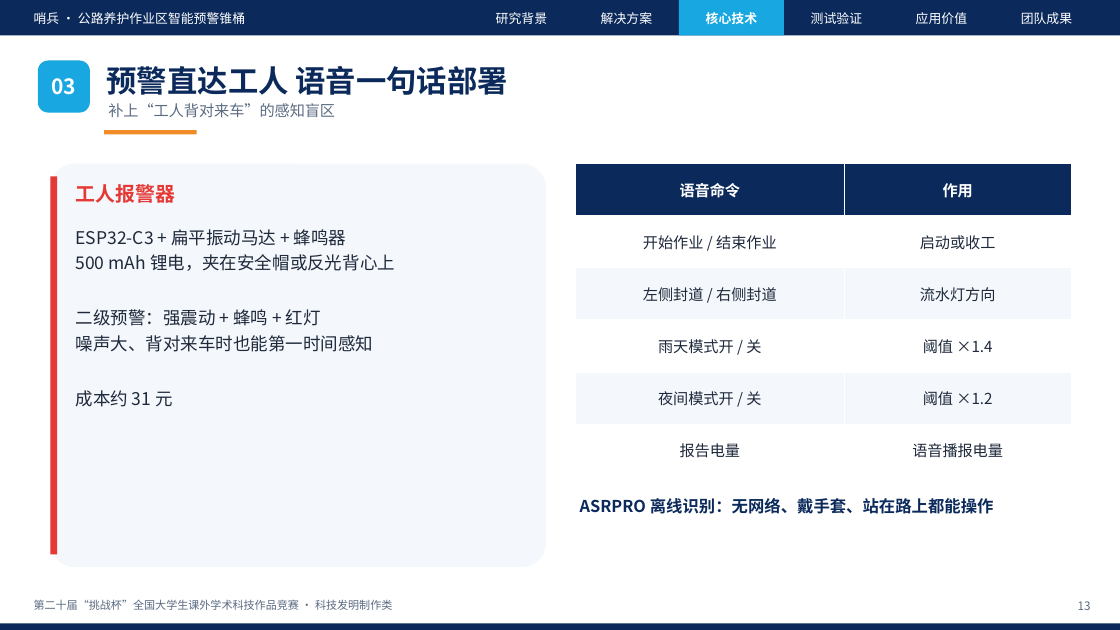
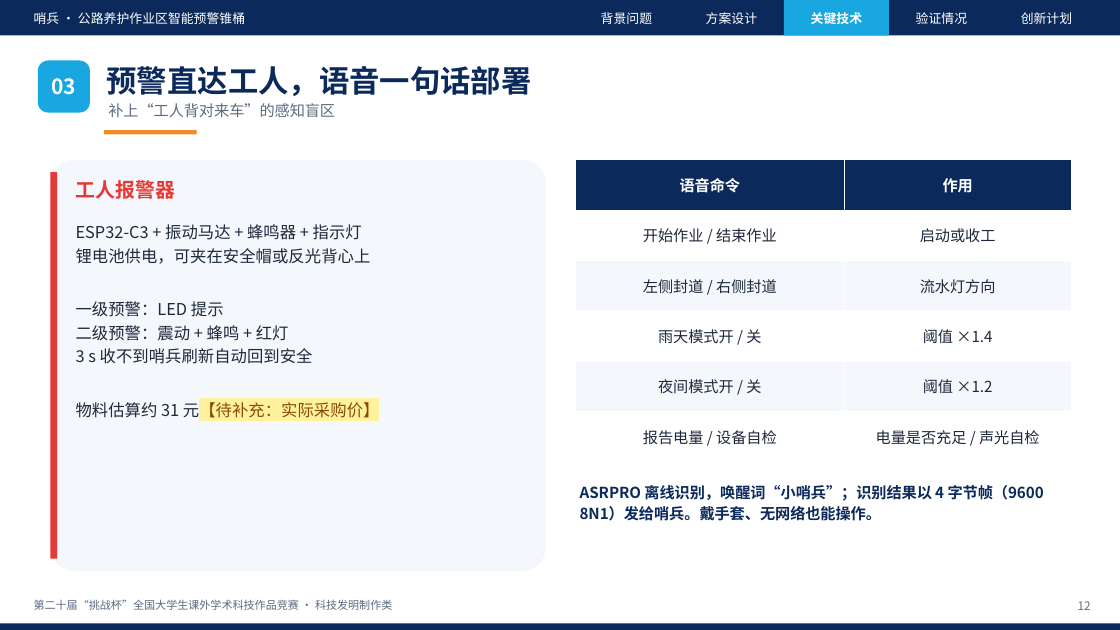
Before and after one commit to wy165611/smart-warning-cone, a slide deck: slide 12 of competition/challenge-cup/哨兵_挑战杯答辩PPT.pptx (slide 13 before the commit). Drawn at 1120x630 pixels with LibreOffice and Linux fonts; fonts in the diff are those of the drawing. Boxes give left, top, right and bottom in pixels: in the first picture for what was removed or moved away, otherwise in the second. Text is boxed around its words. In the diff, an @@ line names an element or a change of style, - is before the commit and + after.

Commit message:
挑战杯：申报书与答辩 PPT 重写，共享 facts.py 保证数字一致，参考资料逐条核对，未实测内容标黄待补充

```diff
--- a/competition/challenge-cup/哨兵_挑战杯答辩PPT.pptx
+++ b/competition/challenge-cup/哨兵_挑战杯答辩PPT.pptx
@@ text at [601, 12, 652, 24]: text changed @@
-研究背景
+背景问题
@@ text at [706, 12, 757, 24]: text changed @@
-解决方案
+方案设计
@@ rectangle: place and size @@
-rectangle at [679, 0, 784, 35]
+rectangle at [784, 0, 889, 35]
@@ text at [811, 12, 862, 24]: text changed @@
-核心技术
+关键技术
@@ text at [916, 12, 967, 24]: text changed @@
-测试验证
+验证情况
@@ text removed at [916, 12, 967, 24] @@
-应用价值
@@ text at [1021, 12, 1072, 24]: text changed @@
-团队成果
+创新计划
@@ text at [107, 66, 532, 96]: text changed @@
-预警直达工人 语音一句话部署
+预警直达工人，语音一句话部署
@@ rounded rectangle: place and size @@
-rounded rectangle at [50, 164, 546, 567]
+rounded rectangle at [50, 160, 546, 571]
@@ rectangle: place and size @@
-rectangle at [50, 176, 57, 555]
+rectangle at [50, 172, 57, 559]
@@ text "工人报警器": place and size @@
-text "工人报警器" at [76, 184, 175, 203]
+text "工人报警器" at [76, 180, 175, 199]
@@ table at [576, 160, 1071, 462] @@
-row 6, column 1: 报告电量
+row 6, column 1: 报告电量 / 设备自检
-row 6, column 2: 语音播报电量
+row 6, column 2: 电量是否充足 / 声光自检
@@ table: place and size @@
-table at [576, 164, 1071, 476]
+table at [576, 160, 1071, 462]
@@ text at [76, 224, 379, 422]: text changed; size 15 to 14 pt @@
-ESP32-C3 + 扁平振动马达 + 蜂鸣器
-500 mAh 锂电，夹在安全帽或反光背心上
-二级预警：强震动 + 蜂鸣 + 红灯
-噪声大、背对来车时也能第一时间感知
-成本约 31 元
+ESP32-C3 + 振动马达 + 蜂鸣器 + 指示灯
+锂电池供电，可夹在安全帽或反光背心上
+一级预警：LED 提示
+二级预警：震动 + 蜂鸣 + 红灯
+3 s 收不到哨兵刷新自动回到安全
+物料估算约 31 元【待补充：实际采购价】
@@ text at [580, 485, 1044, 521]: text changed; size 14 to 13 pt @@
-ASRPRO 离线识别：无网络、戴手套、站在路上都能操作
+ASRPRO 离线识别，唤醒词“小哨兵”；识别结果以 4 字节帧（9600 8N1）发给哨兵。戴手套、无网络也能操作。
@@ text at [1078, 601, 1091, 610]: text changed @@
-13
+12
```
Also in this commit, not shown: 15 other slides changed, 6 slides added, 8 slides removed, 9 other files.
